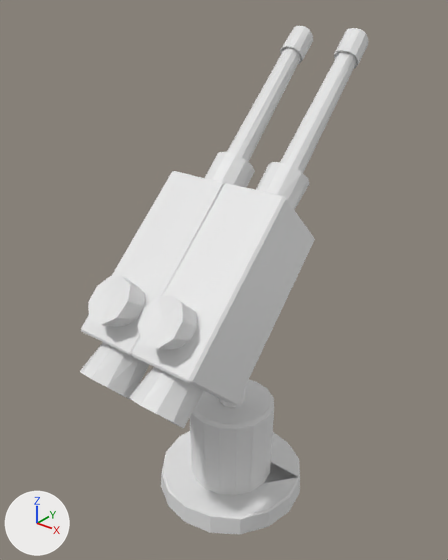
Before and after pictures for a commit that changed the glTF model assets/art/3d/flak22_rubble.glb.
The view is the same before and after, from a 50 mm camera at (1.021, -1.314, 1.683) aimed at (-0.035, 0.006, 0.865). The axes (+X, +Y, +Z) are drawn at lower left. The lights are the same throughout. The first picture is the older version. Where no turn or scale is listed for an object, it has been applied to the vertices. Vertices at exactly the same position are counted once.

Objects in the first picture: 'guns_01', 'guns_02', 'guns_03', 'guns_04', 'guns_05', 'guns_06', 'mount_01', 'mount_02', 'mount_03', 'mount_04'.
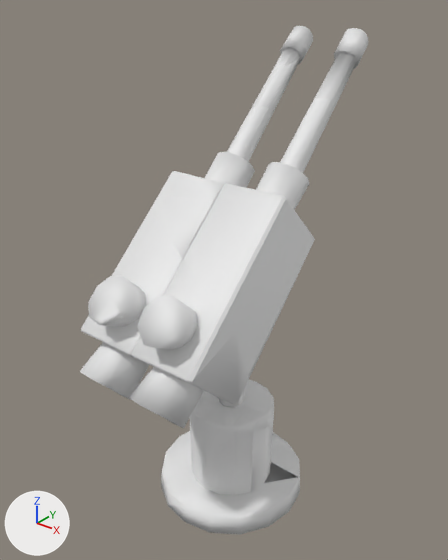
Location of each change, (x1, y1, x2, y2) in pixels of the pictures (448 x 560 px; the box of a moved part takes in the faces that stretch with it):
part 1 of me_guns_03, shading changed
    both: (80, 300, 248, 428)
part 2 of me_guns_05, shading changed
    both: (81, 253, 249, 393)
part 3 of me_guns_06, shading changed
    both: (316, 28, 368, 99)
part 4 of me_guns_06, shading changed
    both: (280, 25, 312, 67)
part 5 of me_mount_02, moved or reshaped (not visible before)
    after: (264, 462, 297, 483)
part 6 of me_mount_02, moved or reshaped (not visible afterwards)
    before: (264, 462, 297, 483)

The change, as a diff of the scene's bpy script:
```diff
--- a/assets/art/3d/flak22_rubble.glb.py
+++ b/assets/art/3d/flak22_rubble.glb.py
@@ me_guns_03 @@
 me_guns_03.from_pydata(...)  # 150 vertices, 292 faces; spans x -0.183..0.183, y -0.167..0.139, z -0.163..0.202
 # used by ob_guns_03; location = (0.021, -0.32, 0.795)
+# me_guns_03 part 1: 168 of the faces centred in x -0.181..0.181, y -0.144..0.122, z -0.161..0.193 are now shaded smooth
@@ me_guns_05 @@
 me_guns_05.from_pydata(...)  # 202 vertices, 399 faces; spans x -0.198..0.198, y -0.246..0.211, z -0.174..0.285
 # used by ob_guns_05; location = (0.002, -0.206, 0.809)
+# me_guns_05 part 2: 215 of the faces centred in x -0.198..0.198, y -0.236..0.205, z -0.163..0.198 are now shaded smooth
@@ me_guns_06 @@
 me_guns_06.from_pydata(...)  # 146 vertices, 284 faces; spans x -0.134..0.134, y -0.111..0.11, z -0.075..0.112
 # used by ob_guns_06; location = (-0.002, 0.398, 1.441)
+# me_guns_06 part 3: 121 of the faces centred in x 0.054..0.131, y -0.068..0.107, z -0.047..0.109 are now shaded smooth
+# me_guns_06 part 4: 90 of the faces centred in x -0.133..-0.06, y -0.022..0.1, z 0.018..0.109 are now shaded smooth
@@ me_mount_02 @@
 me_mount_02.from_pydata(...)  # 90 vertices, 166 faces; spans x -0.168..0.168, y -0.239..0.239, z -0.156..0.156
 # used by ob_mount_02; location = (0.074, -0.005, 0.256)
-me_mount_02.vertices[2].co = (0.025, -0.01, 0.14)
-me_mount_02.vertices[3].co = (-0.073, 0.007, -0.156)
+# me_mount_02 part 5
+me_mount_02.vertices[2].co = (-0.073, 0.007, -0.156)
+# me_mount_02 part 6
+me_mount_02.vertices[3].co = (0.025, -0.01, 0.14)
```
